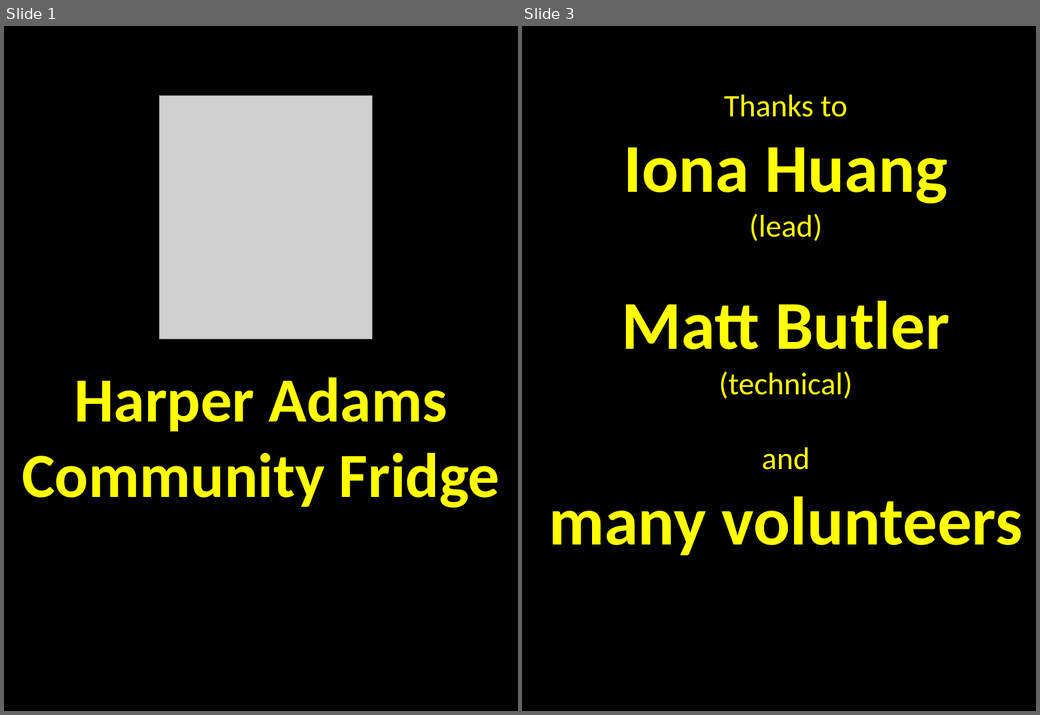
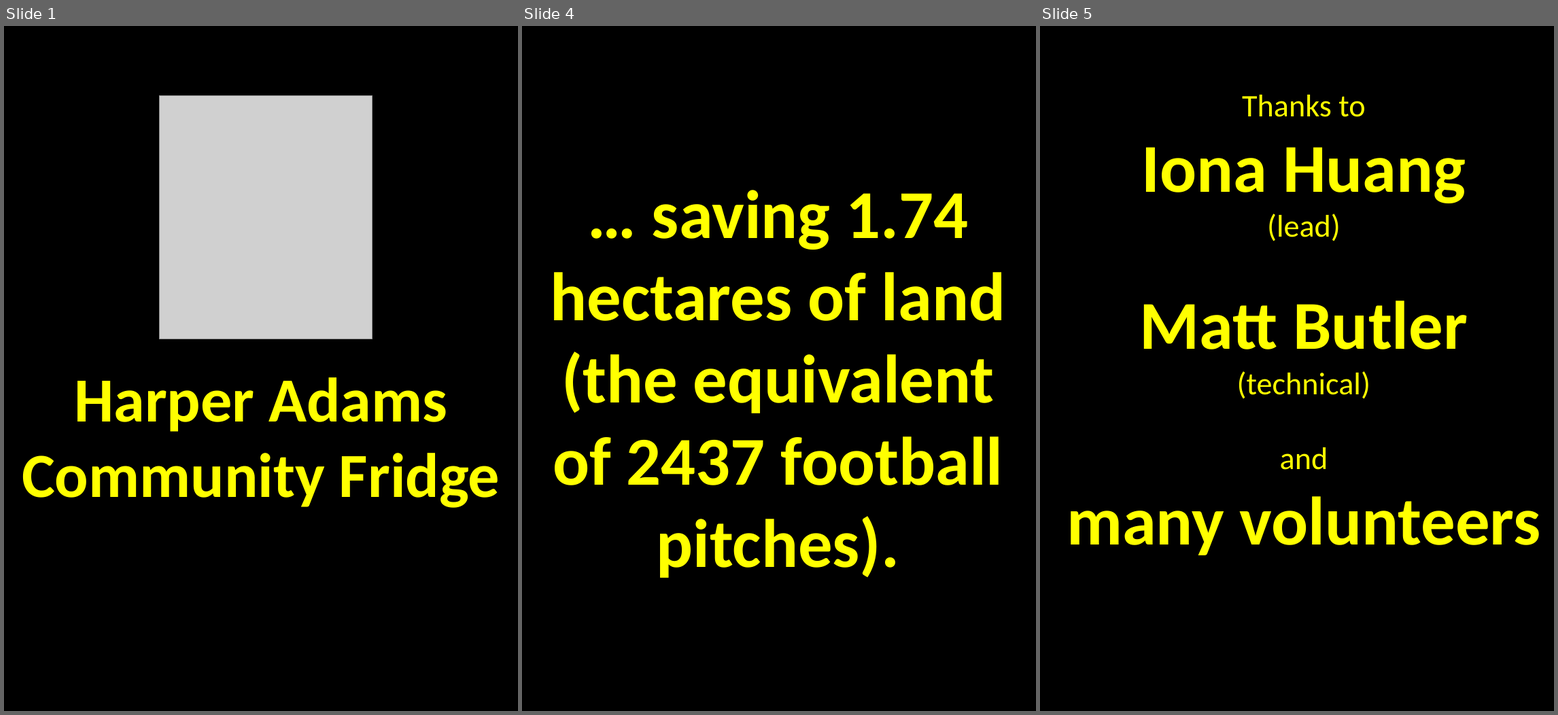
Before and after one commit to Jamess200/FoodBank, a slide deck: ppt9C47_v2.pptm. Shown side by side, each under a label of ours: slides 1 and 3 before the commit, slides 1, 4 and 5 after it; the slides between them are not shown. The pictures are 1040x715 and 1558x715 pixels, drawn with LibreOffice and Linux fonts; fonts in the diff are those of the drawing; grey boxes stand for pictures. Boxes give left, top, right and bottom in pixels: in the first picture for what was removed or moved away, otherwise in the second. Text is boxed around its words. In the diff, an @@ line names an element or a change of style, - is before the commit and + after.

```diff
--- a/ppt9C47_v2.pptm
+++ b/ppt9C47_v2.pptm
@@ slide 4 added at (x1=522, y1=26, x2=1036, y2=711), background #000000 @@
@@ text added at (x1=550, y1=190, x2=1005, y2=578), 96 pt, text #FFFF00, bold @@
+… saving 1.74 hectares of land (the equivalent of 2437 football pitches).
@@ what was slide 3 is now slide 5 @@
```
Also in this commit, not shown: 1 slide changed, 1 other slide added.
